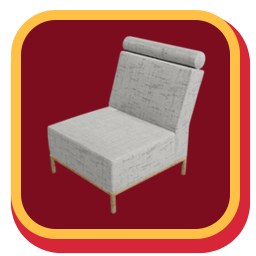
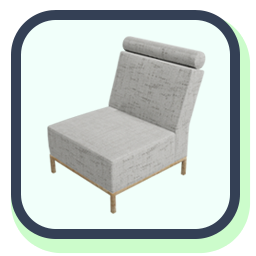
Before/after of a 256px x 256px layered artwork. What changed in the layer stack:
painted on "Rounded Rectangle 2" over 11, 10, 240, 239
